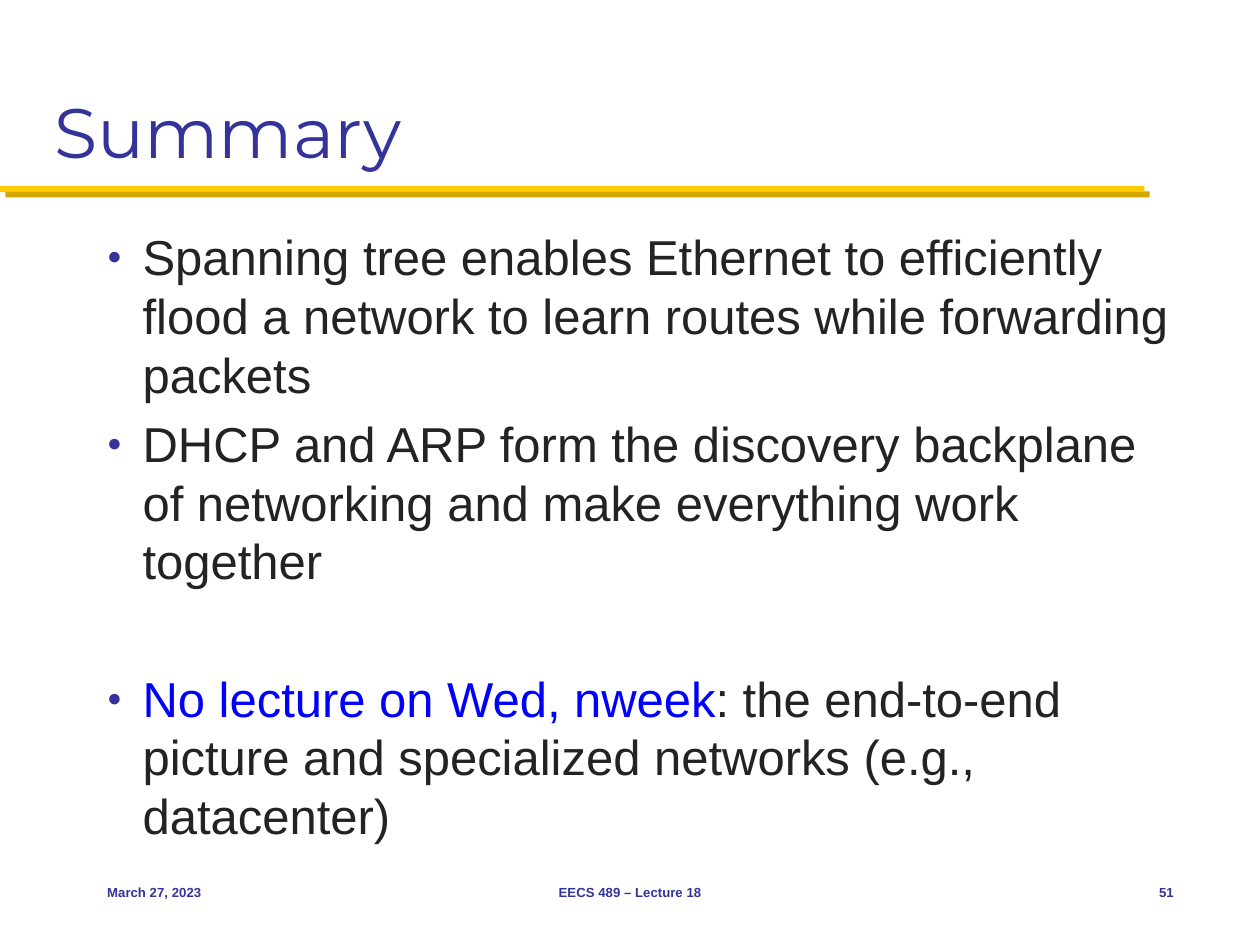
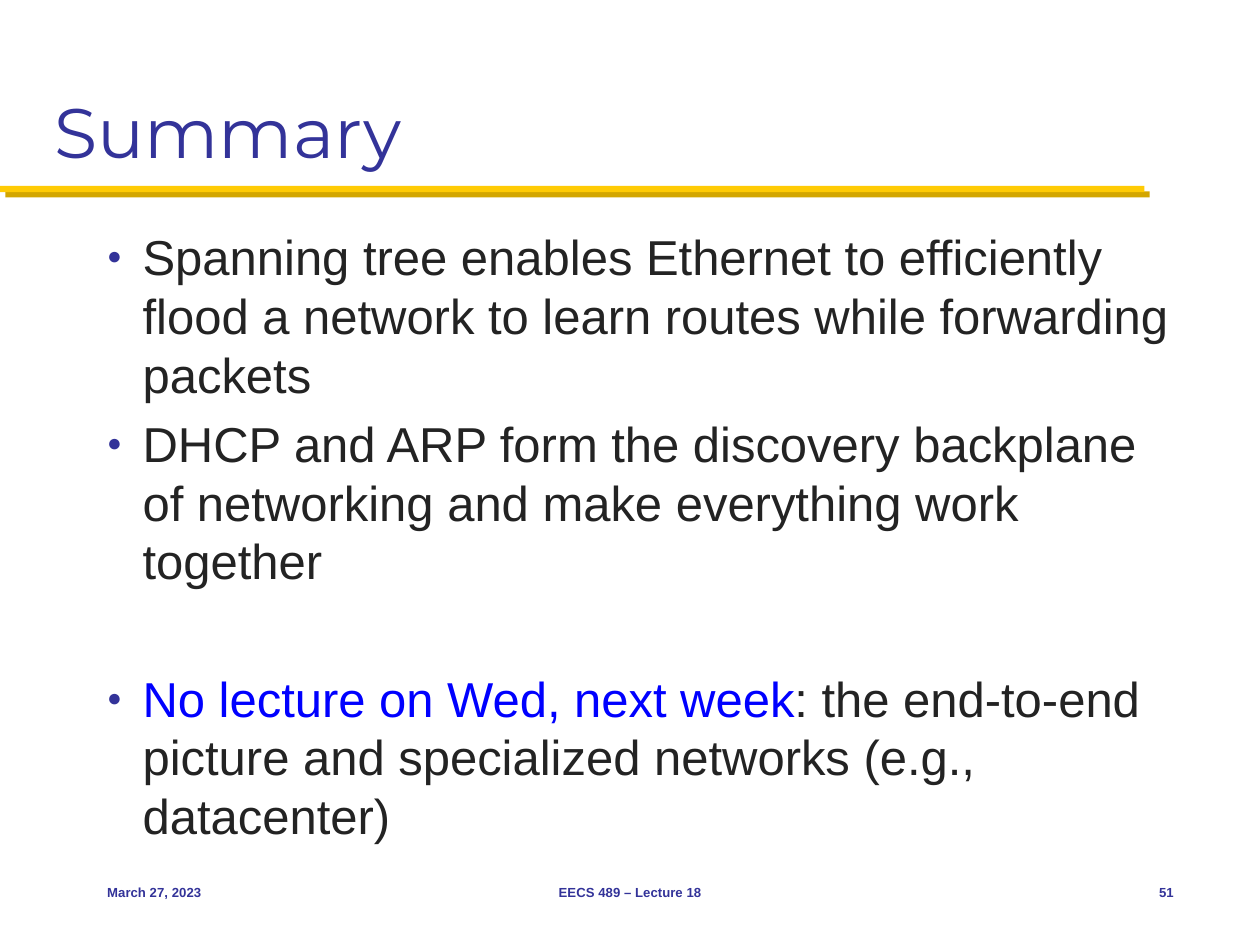
Before and after one commit to morleydragon/eecs489, a slide deck: slide 51 of Slides/032723.pptx. Drawn at 1260x945 pixels with LibreOffice and Linux fonts; fonts in the diff are those of the drawing. Boxes give left, top, right and bottom in pixels: in the first picture for what was removed or moved away, otherwise in the second. Text is boxed around its words. In the diff, an @@ line names an element or a change of style, - is before the commit and + after.

```diff
--- a/Slides/032723.pptx
+++ b/Slides/032723.pptx
@@ text at <box>143,681,1140,844</box>: text changed @@
-● No lecture on Wed, nweek: the end-to-end picture and specialized networks (e.g., datacenter)
+● No lecture on Wed, next week: the end-to-end picture and specialized networks (e.g., datacenter)
```
Also in this commit, not shown: 1 other slide changed.
